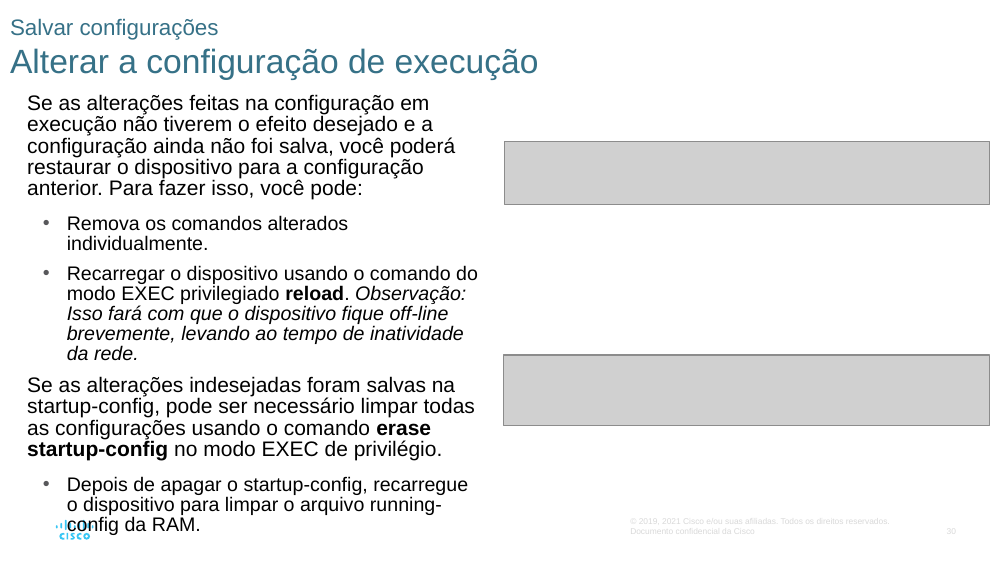
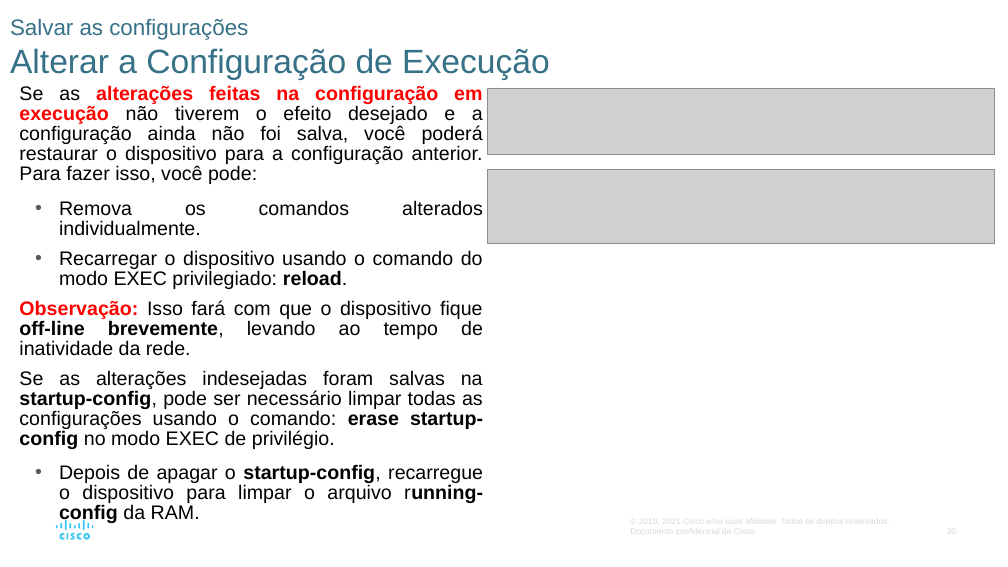
Before and after one commit to vaamonde/netacad, a slide deck: slide 30 of 02-CCNA-200-301-v7/01-CCNA-IntroducaoAsRedes-v7.02/01-Modulo01-PPTS/Modulo02-BasicoSwitchEndpoint.pptx. Drawn at 1008x567 pixels with LibreOffice and Linux fonts; fonts in the diff are those of the drawing; grey boxes stand for pictures. Boxes give left, top, right and bottom in pixels: in the first picture for what was removed or moved away, otherwise in the second. Text is boxed around its words. In the diff, an @@ line names an element or a change of style, - is before the commit and + after.

```diff
--- a/02-CCNA-200-301-v7/01-CCNA-IntroducaoAsRedes-v7.02/01-Modulo01-PPTS/Modulo02-BasicoSwitchEndpoint.pptx
+++ b/02-CCNA-200-301-v7/01-CCNA-IntroducaoAsRedes-v7.02/01-Modulo01-PPTS/Modulo02-BasicoSwitchEndpoint.pptx
@@ title at (10, 18, 550, 80): text changed @@
-Salvar configurações
-Alterar a configuração de execução
+Salvar as configurações
+Alterar a Configuração de Execução
@@ text "Se as alterações feitas na ...": place and size @@
-text "Se as alterações feitas na ..." at (27, 94, 478, 495)
+text "Se as alterações feitas na ..." at (19, 85, 483, 524)
@@ text at (19, 85, 483, 524): size 15 to 14 pt in "Se as alterações feitas na configuração em ..."; text colour #000000 to #FF0000 in "alterações feitas na configuração em execução"; bold on in "alterações feitas na configuração em execução", "startup-config, running-config"; alignment left to justified @@
@@ picture: place and size @@
-picture at (504, 141, 990, 205)
+picture at (488, 88, 995, 154)
@@ picture: place and size @@
-picture at (504, 355, 991, 425)
+picture at (488, 169, 995, 243)
@@ text at (19, 250, 483, 449): text changed @@
-  • Recarregar o dispositivo usando o comando do modo EXEC privilegiado reload. Observação: Isso fará com que o dispositivo fique off-line brevemente, levando ao tempo de inatividade da rede.
-Se as alterações indesejadas foram salvas na startup-config, pode ser necessário limpar todas as configurações usando o comando erase startup-config no modo EXEC de privilégio.
+  • Recarregar o dispositivo usando o comando do modo EXEC privilegiado: reload.
+  Observação: Isso fará com que o dispositivo fique off-line brevemente, levando ao tempo de inatividade da rede.
+Se as alterações indesejadas foram salvas na startup-config, pode ser necessário limpar todas as configurações usando o comando: erase startup-config no modo EXEC de privilégio.
```
Also in this commit, not shown: 28 other slides changed, 1 slide added, 29 other files.
